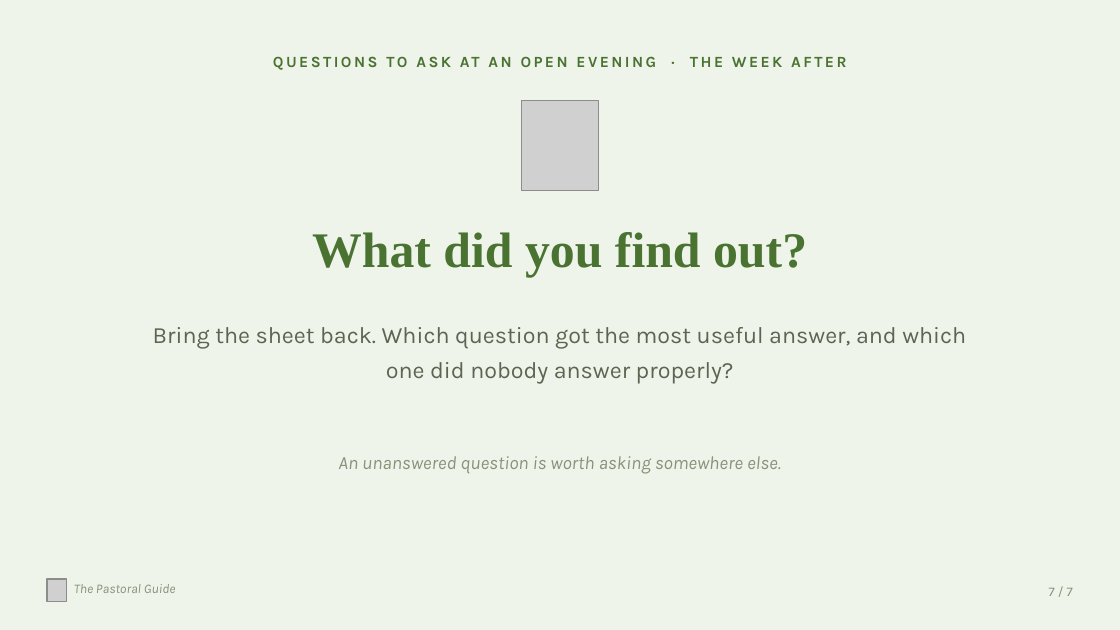
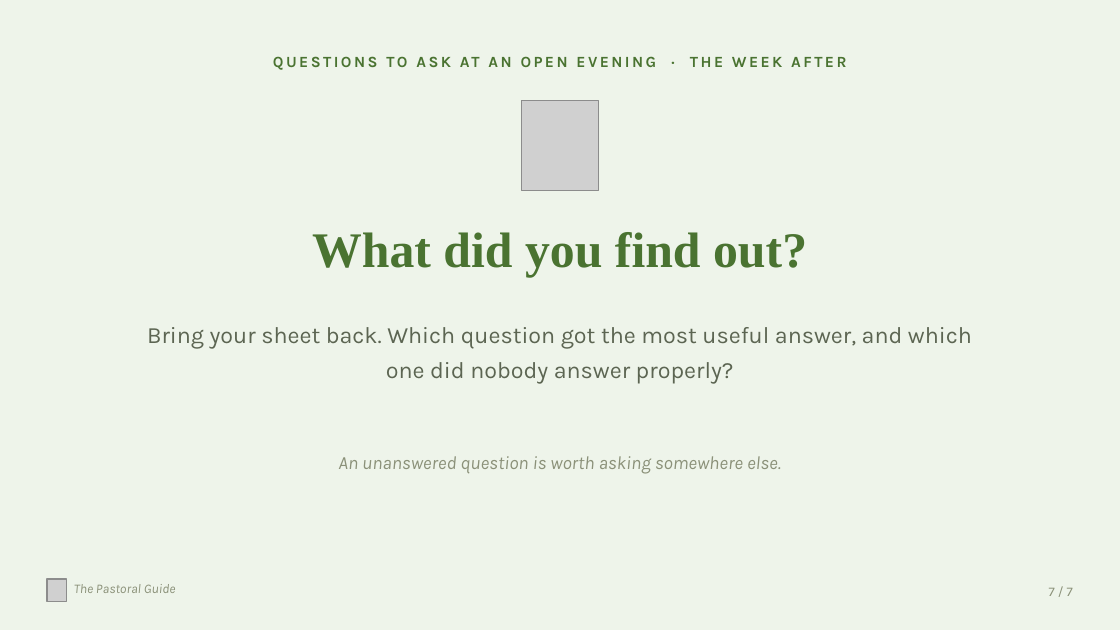
Before and after one commit to thepastoralguide/thepastoralguide.github.io, a slide deck: slide 7 of morning-registration-activities/open-evening-questions/downloads/Open_Evening_Questions_Year_10_and_11.pptx. Drawn at 1120x630 pixels with LibreOffice and Linux fonts; fonts in the diff are those of the drawing; grey boxes stand for pictures. Boxes give left, top, right and bottom in pixels: in the first picture for what was removed or moved away, otherwise in the second. Text is boxed around its words. In the diff, an @@ line names an element or a change of style, - is before the commit and + after.

```diff
--- a/morning-registration-activities/open-evening-questions/downloads/Open_Evening_Questions_Year_10_and_11.pptx
+++ b/morning-registration-activities/open-evening-questions/downloads/Open_Evening_Questions_Year_10_and_11.pptx
@@ text at bbox=[147, 327, 972, 384]: text changed @@
-Bring the sheet back. Which question got the most useful answer, and which one did nobody answer properly?
+Bring your sheet back. Which question got the most useful answer, and which one did nobody answer properly?
```
Also in this commit, not shown: 3 other slides changed, 3 slides added, 3 slides removed, 16 other files.
